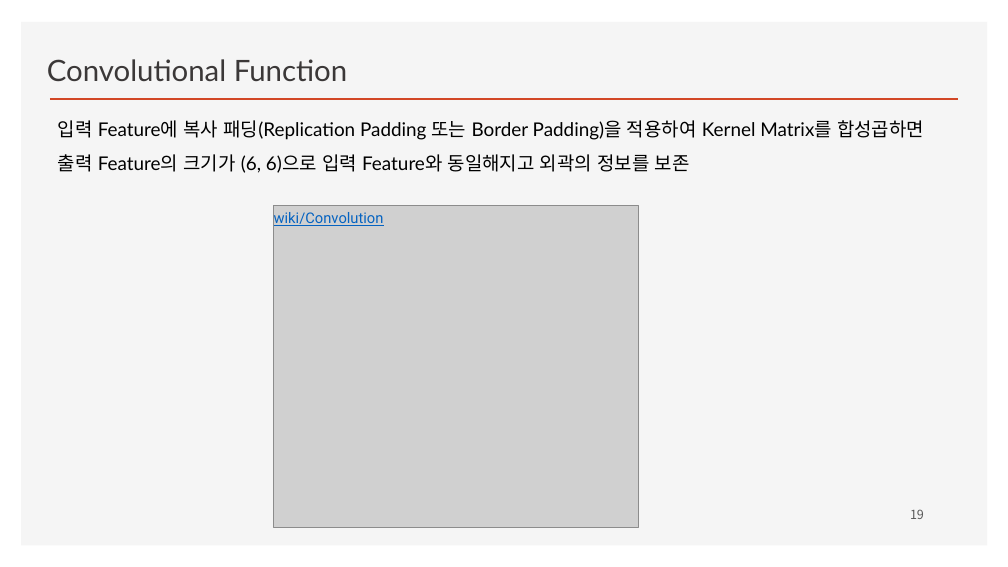
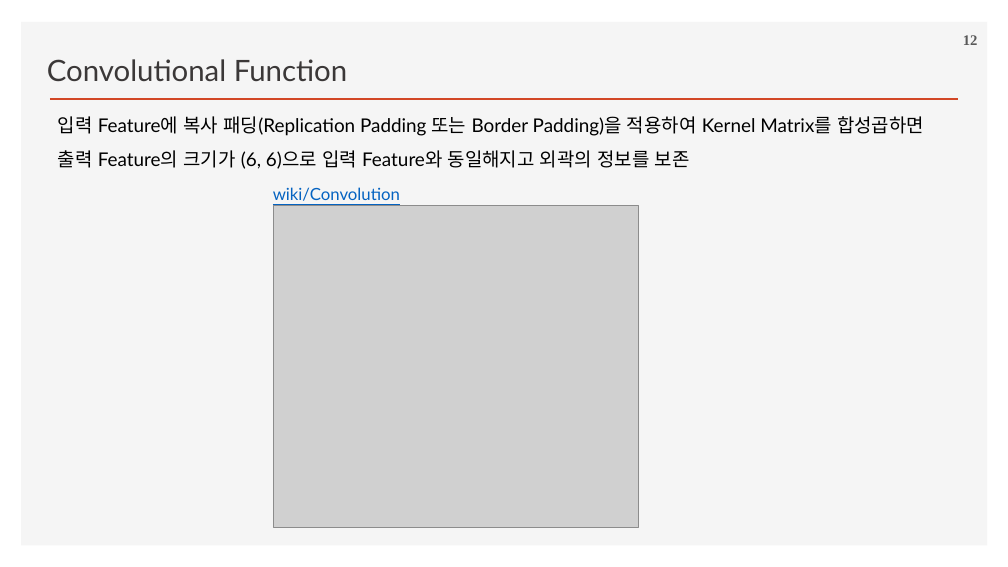
Before and after one commit to ancestor9/2026_Fall_Deep-Learning-with-Python, a slide deck: slide 12 of Chapter 08 Image Classification.pptx (slide 19 before the commit). Drawn at 1008x567 pixels with LibreOffice and Linux fonts; fonts in the diff are those of the drawing; grey boxes stand for pictures; background and template pictures are left out. Boxes give left, top, right and bottom in pixels: in the first picture for what was removed or moved away, otherwise in the second. Text is boxed around its words. In the diff, an @@ line names an element or a change of style, - is before the commit and + after.

```diff
--- a/Chapter 08 Image Classification.pptx
+++ b/Chapter 08 Image Classification.pptx
@@ page number added at [963, 35, 978, 45], 14 pt, text #595959, bold @@
+12
@@ text "입력 Feature에 복사 패딩(Replication Padding ...": place and size @@
-text "입력 Feature에 복사 패딩(Replication Padding ..." at [58, 120, 924, 173]
+text "입력 Feature에 복사 패딩(Replication Padding ..." at [58, 116, 924, 169]
@@ text "wiki/Convolution": place and size @@
-text "wiki/Convolution" at [274, 212, 384, 226]
+text "wiki/Convolution" at [273, 187, 400, 201]
@@ text "wiki/Convolution" at [273, 187, 400, 201]: size 14 to 16 pt, font Roboto to Lato @@
@@ page number removed at [910, 509, 924, 519] @@
-19
```
Also in this commit, not shown: 33 other slides changed, 5 slides added, 4 slides removed.
